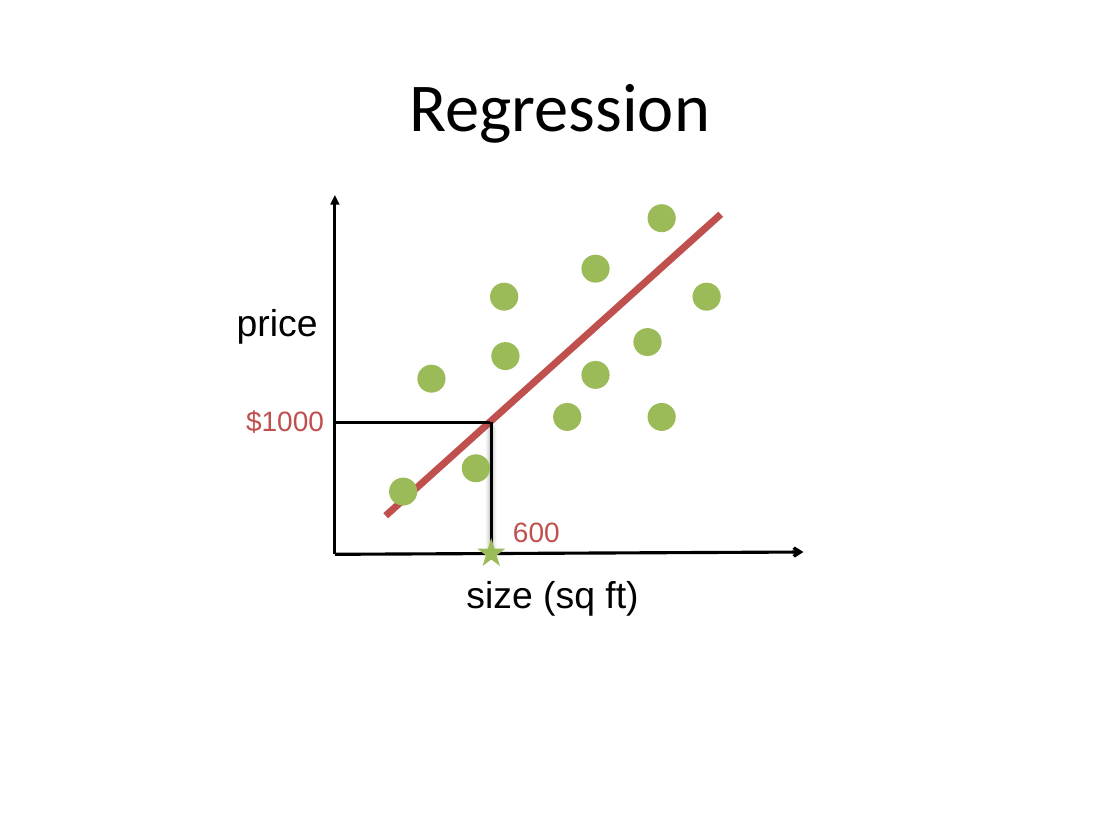
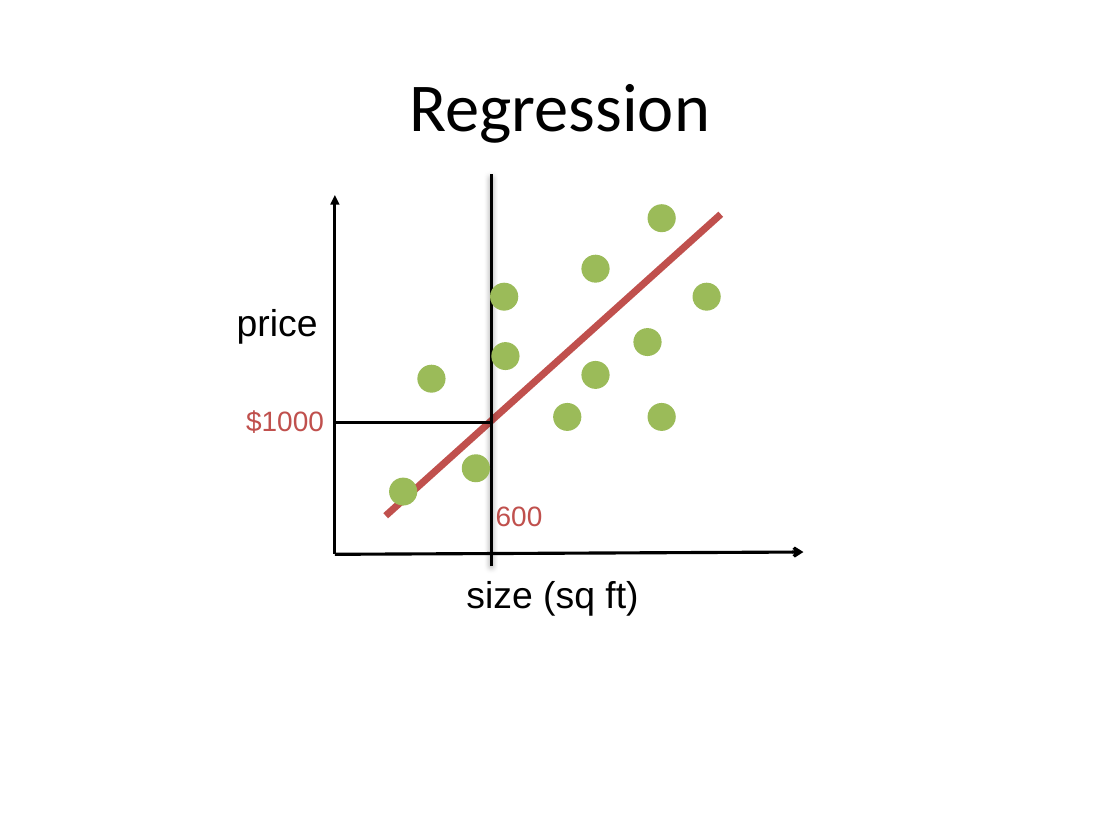
Before and after one commit to aloksharma1993/techfest-ml-tutorial, a slide deck: slide 7 of Techfest_ML.pptx. Drawn at 1120x840 pixels with LibreOffice and Linux fonts; fonts in the diff are those of the drawing. Boxes give left, top, right and bottom in pixels: in the first picture for what was removed or moved away, otherwise in the second. Text is boxed around its words. In the diff, an @@ line names an element or a change of style, - is before the commit and + after.

```diff
--- a/Techfest_ML.pptx
+++ b/Techfest_ML.pptx
@@ line moved from (492, 554) - (492, 422) to (492, 566) - (492, 174) @@
@@ text "600" moved from (x1=513, y1=522, x2=560, y2=543) to (x1=496, y1=506, x2=543, y2=527) @@
@@ star removed at (x1=477, y1=538, x2=505, y2=566) @@
```
Also in this commit, not shown: 11 other slides changed, 3 slides added.
